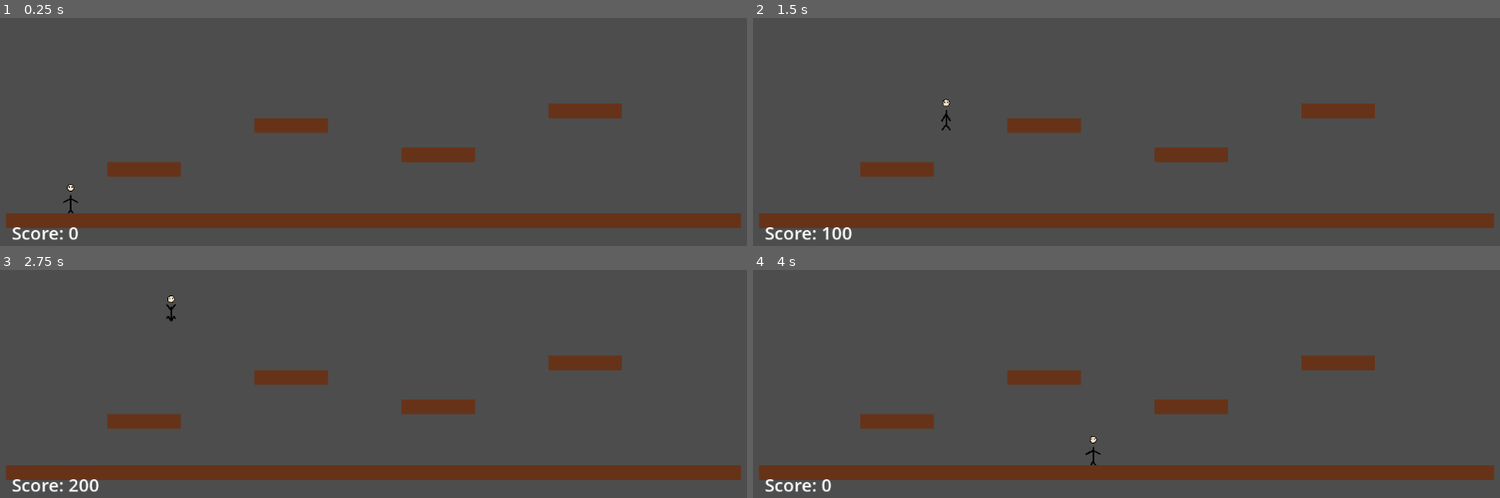
Above: before the commit, frames 1-4 (two rows, left to right).
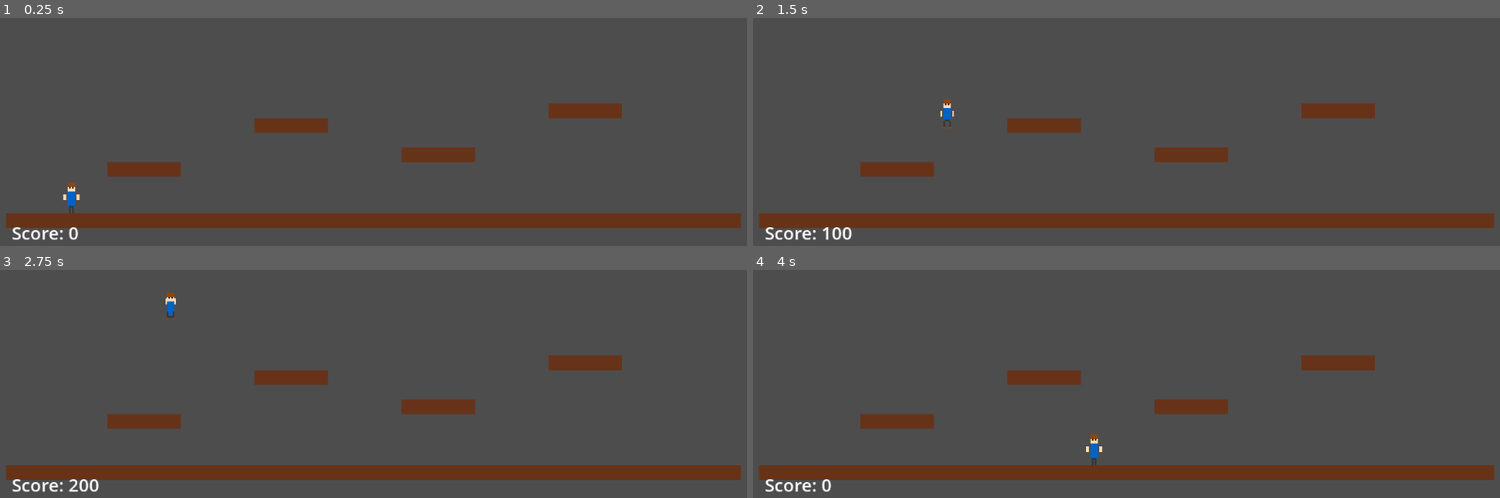
Above: after the commit, the same moments.

Repository: ismetfaik/Simple2DPlatformer
Game: Godot game, scene res://Main.tscn
The game is run twice, just before and just after one commit, with the same random seed, the same clock (stepped at 60 frames per second) and the same inputs.
Inputs:
- Up to frame 1 (0.25 s): no input
- Up to frame 2 (1.5 s): hold D (move_right) from 0.53 s (still down); tap Space (jump) at 0.6, 0.77, 1.07, 1.35 s; tap Enter at 1.25 s
- Up to frame 3 (2.75 s): tap Space (jump) at 1.52, 1.82, 2.1 s; release D (move_right) at 2.03 s; hold A (move_left) from 2.03 s (still down)
- Up to frame 4 (4 s): release A (move_left) at 2.78 s; hold D (move_right) from 2.78 s (still down); tap Space (jump) at 2.85, 3.02, 3.32, 3.6, 3.77 s

The runs differ from the first frame. In frame 1, 0.2% of the frame differs, in the area x 8-11%, y 72-86%; in frame 2, 0.1%; in frame 3, 0.1%; in frame 4, 0.2%, in the area x 44-47%, y 72-86%.

Commit message:
Upgrade to detailed pixel art character with clothing and colors
- Replace stick figure with comprehensive pixel art character sprite
- Add realistic human proportions with skin tone, brown hair, blue shirt, dark pants
- Implement detailed walking animations with clothing movement
- Enhanced jump sequences with more dramatic poses and balance recovery
- Maintain same physics system while providing classic platformer aesthetics
- Update documentation to reflect pixel art character implementation

🤖 Generated with [Claude Code](https://claude.ai/code)

Co-Authored-By: Claude <noreply@anthropic.com>

Diff:
--- a/scenes/Player.tscn
+++ b/scenes/Player.tscn
@@ -1,7 +1,7 @@
 [gd_scene load_steps=4 format=3 uid="uid://cggydgqeq7d4t"]
 
 [ext_resource type="Script" uid="uid://c3h8dii2my10o" path="res://scripts/Player.gd" id="1_4x8bk"]
-[ext_resource type="Script" path="res://scripts/StickFigureSprite.gd" id="2_stick"]
+[ext_resource type="Script" path="res://scripts/PixelCharacterSprite.gd" id="2_pixel"]
 
 [sub_resource type="RectangleShape2D" id="RectangleShape2D_1q2kv"]
 size = Vector2(20, 40)
@@ -14,5 +14,5 @@
 [node name="CollisionShape2D" type="CollisionShape2D" parent="."]
 shape = SubResource("RectangleShape2D_1q2kv")
 
-[node name="StickFigureSprite" type="Node2D" parent="."]
-script = ExtResource("2_stick")
+[node name="PixelCharacterSprite" type="Node2D" parent="."]
+script = ExtResource("2_pixel")
--- /dev/null
+++ b/scripts/PixelCharacterSprite.gd
@@ -0,0 +1,270 @@
+extends Node2D
+
+enum AnimationState { IDLE, WALK, JUMP_START, JUMP_AIR, JUMP_LAND }
+
+var current_state = AnimationState.IDLE
+var walk_frame = 0
+var animation_timer = 0.0
+var walk_speed = 0.15  # seconds per frame
+
+# Colors
+var skin_color = Color(1.0, 0.86, 0.69)  # Light skin
+var hair_color = Color(0.55, 0.27, 0.07)  # Brown hair
+var shirt_color = Color(0.0, 0.39, 0.78)  # Blue shirt
+var pants_color = Color(0.2, 0.2, 0.2)   # Dark pants
+var shoe_color = Color(0.55, 0.27, 0.07)  # Brown shoes
+
+func _ready():
+	pass
+
+func _draw():
+	var pixel_size = 2  # Scale factor for pixels
+
+	# Draw based on current animation state
+	match current_state:
+		AnimationState.IDLE:
+			draw_idle(pixel_size)
+		AnimationState.WALK:
+			draw_walk(pixel_size)
+		AnimationState.JUMP_START:
+			draw_jump_start(pixel_size)
+		AnimationState.JUMP_AIR:
+			draw_jump_air(pixel_size)
+		AnimationState.JUMP_LAND:
+			draw_jump_land(pixel_size)
+
+func draw_pixel(pos: Vector2, color: Color, size: int):
+	draw_rect(Rect2(pos.x * size, pos.y * size, size, size), color)
+
+func draw_idle(pixel_size: int):
+	# Head
+	for x in range(-3, 4):
+		for y in range(-12, -6):
+			if abs(x) <= 2 and abs(y + 9) <= 2:
+				draw_pixel(Vector2(x, y), skin_color, pixel_size)
+
+	# Hair
+	for x in range(-2, 3):
+		for y in range(-12, -9):
+			draw_pixel(Vector2(x, y), hair_color, pixel_size)
+
+	# Eyes
+	draw_pixel(Vector2(-1, -9), Color.BLACK, pixel_size)
+	draw_pixel(Vector2(1, -9), Color.BLACK, pixel_size)
+
+	# Body (shirt)
+	for x in range(-2, 3):
+		for y in range(-6, 6):
+			draw_pixel(Vector2(x, y), shirt_color, pixel_size)
+
+	# Arms
+	draw_pixel(Vector2(-3, -4), skin_color, pixel_size)
+	draw_pixel(Vector2(-3, -3), skin_color, pixel_size)
+	draw_pixel(Vector2(-3, -2), skin_color, pixel_size)
+	draw_pixel(Vector2(-3, -1), skin_color, pixel_size)
+	draw_pixel(Vector2(3, -4), skin_color, pixel_size)
+	draw_pixel(Vector2(3, -3), skin_color, pixel_size)
+	draw_pixel(Vector2(3, -2), skin_color, pixel_size)
+	draw_pixel(Vector2(3, -1), skin_color, pixel_size)
+
+	# Legs (pants)
+	draw_pixel(Vector2(-1, 6), pants_color, pixel_size)
+	draw_pixel(Vector2(0, 6), pants_color, pixel_size)
+	draw_pixel(Vector2(1, 6), pants_color, pixel_size)
+	for y in range(7, 13):
+		draw_pixel(Vector2(-1, y), pants_color, pixel_size)
+		draw_pixel(Vector2(1, y), pants_color, pixel_size)
+
+	# Feet
+	for x in range(-2, 3):
+		draw_pixel(Vector2(x, 13), shoe_color, pixel_size)
+
+func draw_walk(pixel_size: int):
+	var offset_x = int(sin(walk_frame * PI / 2) * 2)
+	var arm_offset = int(cos(walk_frame * PI / 2) * 2)
+
+	# Head (same as idle)
+	for x in range(-3, 4):
+		for y in range(-12, -6):
+			if abs(x) <= 2 and abs(y + 9) <= 2:
+				draw_pixel(Vector2(x, y), skin_color, pixel_size)
+
+	# Hair
+	for x in range(-2, 3):
+		for y in range(-12, -9):
+			draw_pixel(Vector2(x, y), hair_color, pixel_size)
+
+	# Eyes
+	draw_pixel(Vector2(-1, -9), Color.BLACK, pixel_size)
+	draw_pixel(Vector2(1, -9), Color.BLACK, pixel_size)
+
+	# Body
+	for x in range(-2, 3):
+		for y in range(-6, 6):
+			draw_pixel(Vector2(x, y), shirt_color, pixel_size)
+
+	# Arms (swinging)
+	var left_arm_x = -3 + arm_offset
+	var right_arm_x = 3 - arm_offset
+	for y in range(-4, 0):
+		draw_pixel(Vector2(left_arm_x, y), skin_color, pixel_size)
+		draw_pixel(Vector2(right_arm_x, y), skin_color, pixel_size)
+
+	# Legs (walking motion)
+	var left_leg_x = -1 + offset_x
+	var right_leg_x = 1 - offset_x
+
+	draw_pixel(Vector2(-1, 6), pants_color, pixel_size)
+	draw_pixel(Vector2(0, 6), pants_color, pixel_size)
+	draw_pixel(Vector2(1, 6), pants_color, pixel_size)
+
+	for y in range(7, 13):
+		draw_pixel(Vector2(left_leg_x, y), pants_color, pixel_size)
+		draw_pixel(Vector2(right_leg_x, y), pants_color, pixel_size)
+
+	# Feet
+	draw_pixel(Vector2(left_leg_x - 1, 13), shoe_color, pixel_size)
+	draw_pixel(Vector2(left_leg_x, 13), shoe_color, pixel_size)
+	draw_pixel(Vector2(left_leg_x + 1, 13), shoe_color, pixel_size)
+	draw_pixel(Vector2(right_leg_x - 1, 13), shoe_color, pixel_size)
+	draw_pixel(Vector2(right_leg_x, 13), shoe_color, pixel_size)
+	draw_pixel(Vector2(right_leg_x + 1, 13), shoe_color, pixel_size)
+
+func draw_jump_start(pixel_size: int):
+	# Head
+	for x in range(-3, 4):
+		for y in range(-10, -4):
+			if abs(x) <= 2 and abs(y + 7) <= 2:
+				draw_pixel(Vector2(x, y), skin_color, pixel_size)
+
+	# Hair
+	for x in range(-2, 3):
+		for y in range(-10, -7):
+			draw_pixel(Vector2(x, y), hair_color, pixel_size)
+
+	# Eyes
+	draw_pixel(Vector2(-1, -7), Color.BLACK, pixel_size)
+	draw_pixel(Vector2(1, -7), Color.BLACK, pixel_size)
+
+	# Body (crouched)
+	for x in range(-2, 3):
+		for y in range(-4, 4):
+			draw_pixel(Vector2(x, y), shirt_color, pixel_size)
+
+	# Arms (back for jump)
+	for y in range(-2, 2):
+		draw_pixel(Vector2(-4, y), skin_color, pixel_size)
+		draw_pixel(Vector2(4, y), skin_color, pixel_size)
+
+	# Legs (bent, crouching)
+	draw_pixel(Vector2(-1, 4), pants_color, pixel_size)
+	draw_pixel(Vector2(0, 4), pants_color, pixel_size)
+	draw_pixel(Vector2(1, 4), pants_color, pixel_size)
+
+	for y in range(5, 9):
+		draw_pixel(Vector2(-2, y), pants_color, pixel_size)
+		draw_pixel(Vector2(2, y), pants_color, pixel_size)
+
+	# Feet
+	for x in range(-3, -1):
+		draw_pixel(Vector2(x, 9), shoe_color, pixel_size)
+	for x in range(1, 4):
+		draw_pixel(Vector2(x, 9), shoe_color, pixel_size)
+
+func draw_jump_air(pixel_size: int):
+	# Head
+	for x in range(-3, 4):
+		for y in range(-12, -6):
+			if abs(x) <= 2 and abs(y + 9) <= 2:
+				draw_pixel(Vector2(x, y), skin_color, pixel_size)
+
+	# Hair
+	for x in range(-2, 3):
+		for y in range(-12, -9):
+			draw_pixel(Vector2(x, y), hair_color, pixel_size)
+
+	# Eyes
+	draw_pixel(Vector2(-1, -9), Color.BLACK, pixel_size)
+	draw_pixel(Vector2(1, -9), Color.BLACK, pixel_size)
+
+	# Body
+	for x in range(-2, 3):
+		for y in range(-6, 4):
+			draw_pixel(Vector2(x, y), shirt_color, pixel_size)
+
+	# Arms (up)
+	for y in range(-8, -4):
+		draw_pixel(Vector2(-3, y), skin_color, pixel_size)
+		draw_pixel(Vector2(3, y), skin_color, pixel_size)
+
+	# Legs (bent up)
+	draw_pixel(Vector2(-1, 4), pants_color, pixel_size)
+	draw_pixel(Vector2(0, 4), pants_color, pixel_size)
+	draw_pixel(Vector2(1, 4), pants_color, pixel_size)
+
+	for y in range(1, 5):
+		draw_pixel(Vector2(-2, y), pants_color, pixel_size)
+		draw_pixel(Vector2(2, y), pants_color, pixel_size)
+
+	# Feet (tucked)
+	draw_pixel(Vector2(-3, 5), shoe_color, pixel_size)
+	draw_pixel(Vector2(-2, 6), shoe_color, pixel_size)
+	draw_pixel(Vector2(2, 6), shoe_color, pixel_size)
+	draw_pixel(Vector2(3, 5), shoe_color, pixel_size)
+
+func draw_jump_land(pixel_size: int):
+	# Head
+	for x in range(-3, 4):
+		for y in range(-11, -5):
+			if abs(x) <= 2 and abs(y + 8) <= 2:
+				draw_pixel(Vector2(x, y), skin_color, pixel_size)
+
+	# Hair
+	for x in range(-2, 3):
+		for y in range(-11, -8):
+			draw_pixel(Vector2(x, y), hair_color, pixel_size)
+
+	# Eyes
+	draw_pixel(Vector2(-1, -8), Color.BLACK, pixel_size)
+	draw_pixel(Vector2(1, -8), Color.BLACK, pixel_size)
+
+	# Body
+	for x in range(-2, 3):
+		for y in range(-5, 5):
+			draw_pixel(Vector2(x, y), shirt_color, pixel_size)
+
+	# Arms (forward for balance)
+	for y in range(-3, 1):
+		draw_pixel(Vector2(-4, y), skin_color, pixel_size)
+		draw_pixel(Vector2(-5, y), skin_color, pixel_size)
+		draw_pixel(Vector2(4, y), skin_color, pixel_size)
+		draw_pixel(Vector2(5, y), skin_color, pixel_size)
+
+	# Legs (slightly bent)
+	draw_pixel(Vector2(-1, 5), pants_color, pixel_size)
+	draw_pixel(Vector2(0, 5), pants_color, pixel_size)
+	draw_pixel(Vector2(1, 5), pants_color, pixel_size)
+
+	for y in range(6, 12):
+		draw_pixel(Vector2(-1, y), pants_color, pixel_size)
+		draw_pixel(Vector2(1, y), pants_color, pixel_size)
+
+	# Feet
+	for x in range(-2, 3):
+		draw_pixel(Vector2(x, 12), shoe_color, pixel_size)
+
+func _process(delta):
+	if current_state == AnimationState.WALK:
+		animation_timer += delta
+		if animation_timer >= walk_speed:
+			walk_frame = (walk_frame + 1) % 4
+			animation_timer = 0.0
+			queue_redraw()
+
+func set_animation_state(new_state: AnimationState):
+	if current_state != new_state:
+		current_state = new_state
+		if current_state == AnimationState.WALK:
+			animation_timer = 0.0
+			walk_frame = 0
+		queue_redraw()
--- a/scripts/Player.gd
+++ b/scripts/Player.gd
@@ -14,13 +14,13 @@
 var was_on_ground = false
 
 # Animation variables
-var stick_figure_sprite
+var pixel_character_sprite
 var jump_start_timer = 0.0
 var jump_land_timer = 0.0
 var was_jumping = false
 
 func _ready():
-	stick_figure_sprite = $StickFigureSprite
+	pixel_character_sprite = $PixelCharacterSprite
 
 func _physics_process(delta):
 	handle_gravity(delta)
@@ -69,13 +69,13 @@
 		platform_reached.emit(platform_name)
 
 func update_animation(delta):
-	var StickFigureSprite = preload("res://scripts/StickFigureSprite.gd")
+	var PixelCharacterSprite = preload("res://scripts/PixelCharacterSprite.gd")
 
 	# Handle jump start timing
 	if jump_start_timer > 0:
 		jump_start_timer -= delta
 		if jump_start_timer <= 0:
-			stick_figure_sprite.set_animation_state(StickFigureSprite.AnimationState.JUMP_AIR)
+			pixel_character_sprite.set_animation_state(PixelCharacterSprite.AnimationState.JUMP_AIR)
 
 	# Handle jump land timing
 	if jump_land_timer > 0:
@@ -84,9 +84,9 @@
 			# Return to appropriate animation based on movement
 			var direction = Input.get_axis("move_left", "move_right")
 			if abs(direction) > 0.1:
-				stick_figure_sprite.set_animation_state(StickFigureSprite.AnimationState.WALK)
+				pixel_character_sprite.set_animation_state(PixelCharacterSprite.AnimationState.WALK)
 			else:
-				stick_figure_sprite.set_animation_state(StickFigureSprite.AnimationState.IDLE)
+				pixel_character_sprite.set_animation_state(PixelCharacterSprite.AnimationState.IDLE)
 
 	# Skip animation updates if in timed states
 	if jump_start_timer > 0 or jump_land_timer > 0:
@@ -100,22 +100,22 @@
 
 	if just_landed:
 		# Start landing animation
-		stick_figure_sprite.set_animation_state(StickFigureSprite.AnimationState.JUMP_LAND)
+		pixel_character_sprite.set_animation_state(PixelCharacterSprite.AnimationState.JUMP_LAND)
 		jump_land_timer = 0.2  # Show landing for 0.2 seconds
 		was_jumping = false
 	elif is_jumping or is_falling:
 		if not was_jumping:
 			# Start jump with brief jump_start animation
-			stick_figure_sprite.set_animation_state(StickFigureSprite.AnimationState.JUMP_START)
+			pixel_character_sprite.set_animation_state(PixelCharacterSprite.AnimationState.JUMP_START)
 			jump_start_timer = 0.1  # Show jump start for 0.1 seconds
 			was_jumping = true
 	elif is_on_floor():
 		was_jumping = false
 		if abs(direction) > 0.1:
-			stick_figure_sprite.set_animation_state(StickFigureSprite.AnimationState.WALK)
+			pixel_character_sprite.set_animation_state(PixelCharacterSprite.AnimationState.WALK)
 		else:
-			stick_figure_sprite.set_animation_state(StickFigureSprite.AnimationState.IDLE)
+			pixel_character_sprite.set_animation_state(PixelCharacterSprite.AnimationState.IDLE)
 
 	# Handle sprite flipping for direction
 	if abs(direction) > 0.1:
-		stick_figure_sprite.scale.x = 1 if direction > 0 else -1
+		pixel_character_sprite.scale.x = 1 if direction > 0 else -1
Not shown, changed: CLAUDE.md
